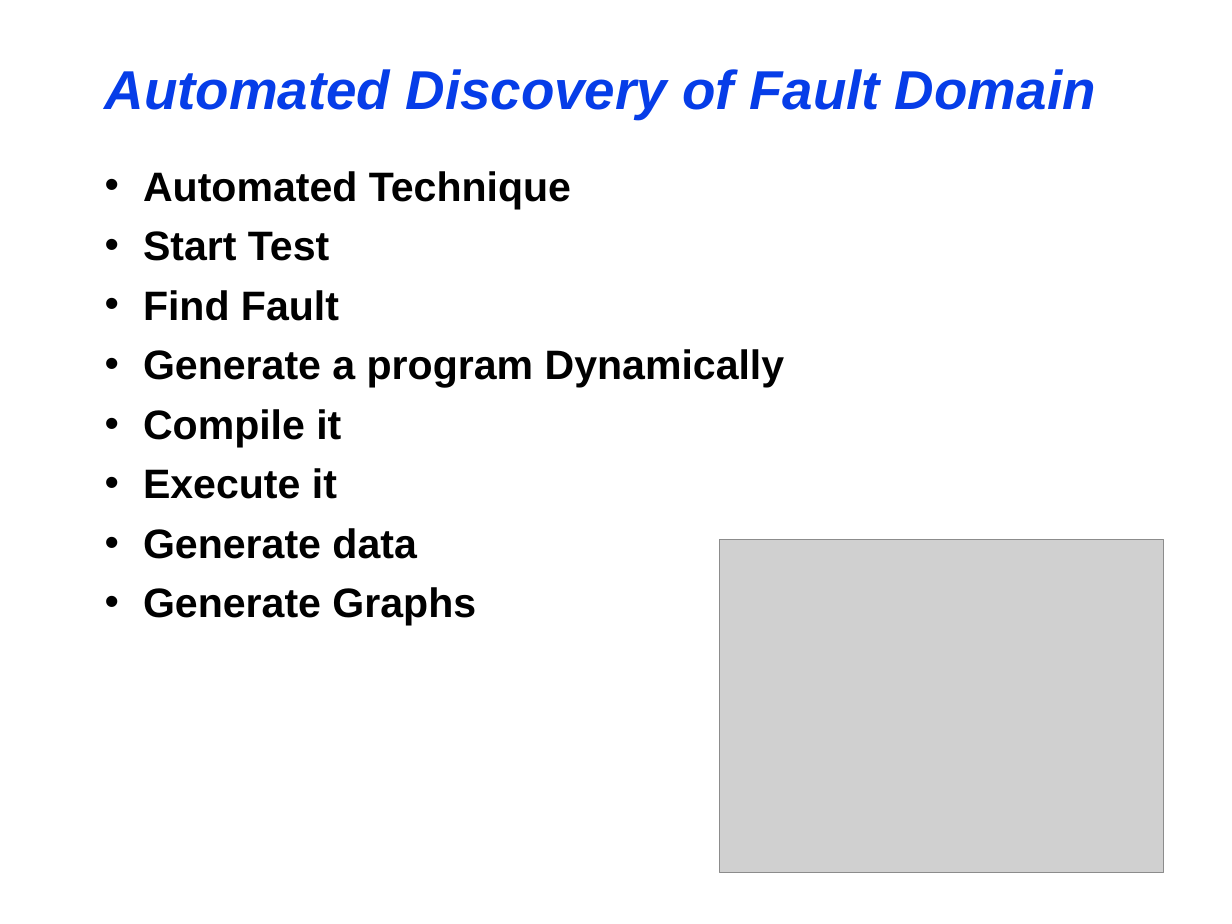
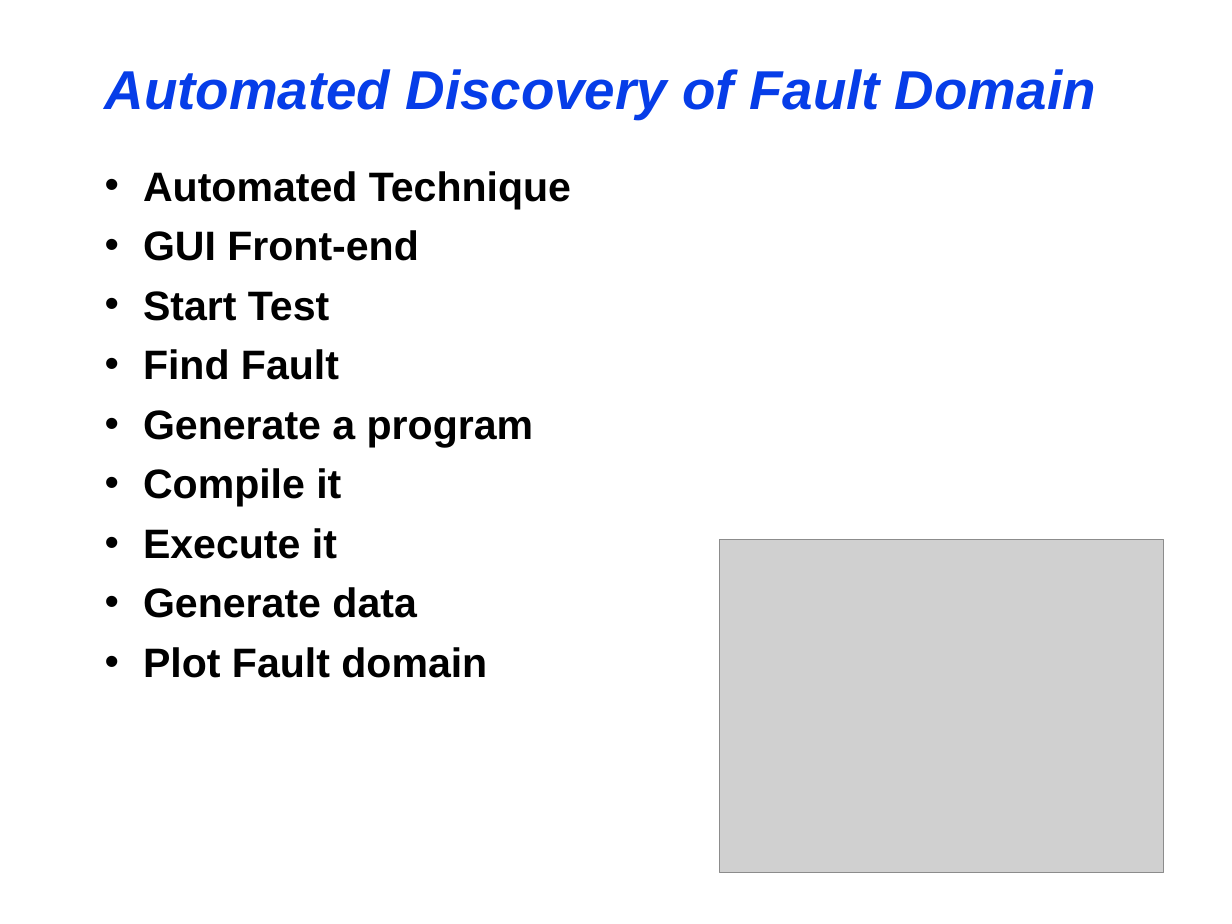
Before and after one commit to maochy/yeti-test, a slide deck: slide 17 of ThesisSeminar/ThesisSeminar.ppt. Drawn at 1232x924 pixels with LibreOffice and Linux fonts; fonts in the diff are those of the drawing; grey boxes stand for pictures. Boxes give left, top, right and bottom in pixels: in the first picture for what was removed or moved away, otherwise in the second. Text is boxed around its words. In the diff, an @@ line names an element or a change of style, - is before the commit and + after.

```diff
--- a/ThesisSeminar/ThesisSeminar.ppt
+++ b/ThesisSeminar/ThesisSeminar.ppt
@@ text at (143,230,418,261): paragraph added @@
+• GUI Front-end
@@ text at (143,410,534,447): text changed @@
-• Generate a program Dynamically
+• Generate a program
@@ text at (143,647,487,678): text changed @@
-• Generate Graphs
+• Plot Fault domain
```
Also in this commit, not shown: 14 other slides changed, 1 slide added, 1 slide removed.
